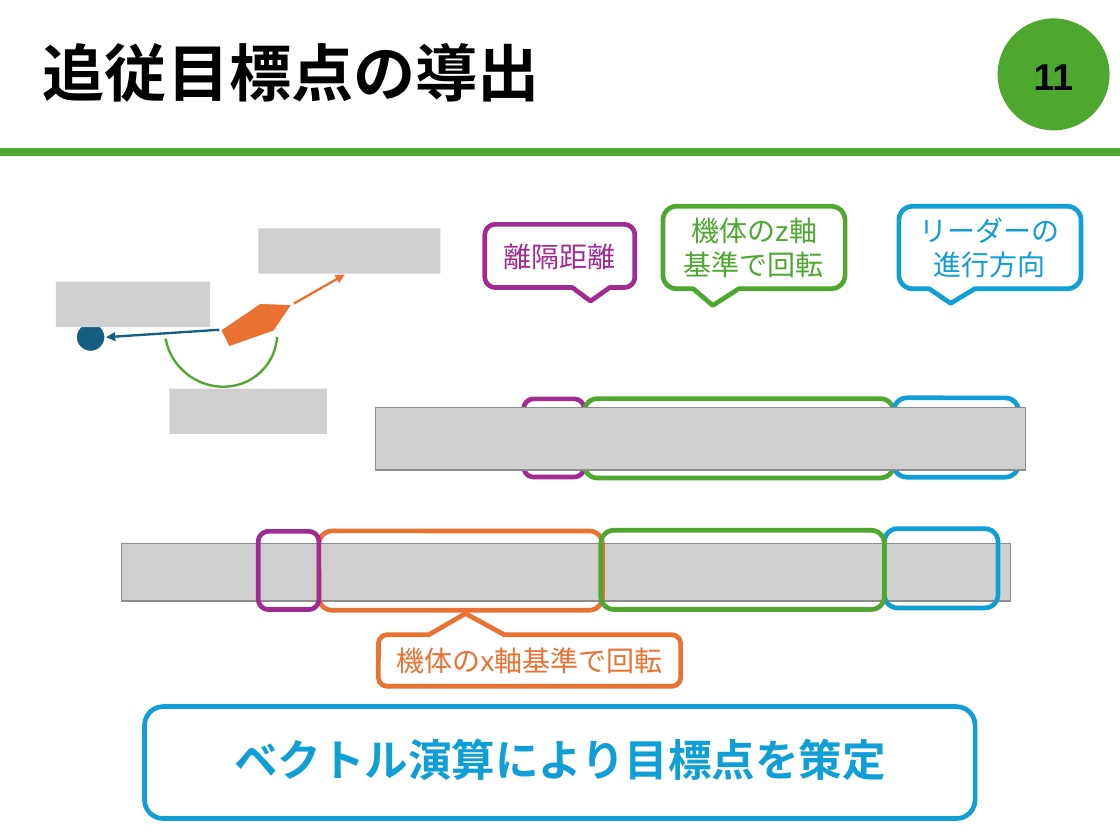
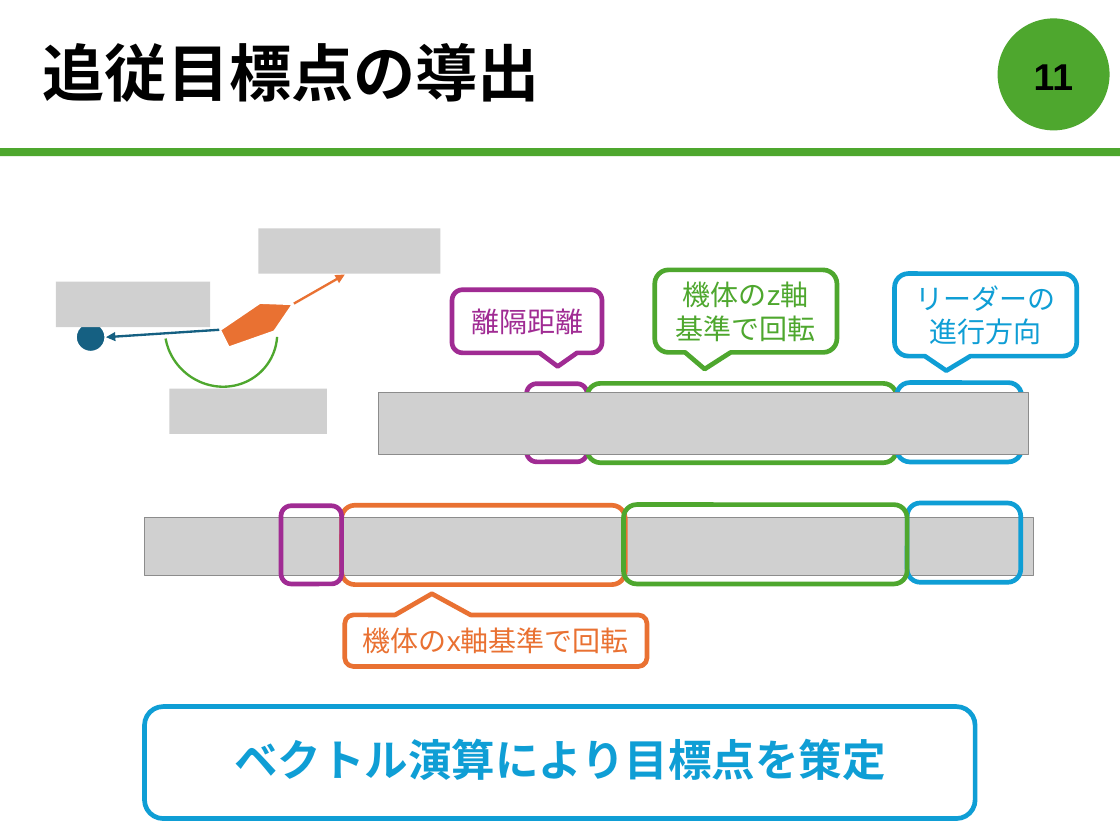
Before and after one commit to forest-book/MatlabLOSFormation, a slide deck: slide 12 of 森本皓斗.pptx. Drawn at 1120x840 pixels with LibreOffice and Linux fonts; fonts in the diff are those of the drawing; grey boxes stand for pictures. Boxes give left, top, right and bottom in pixels: in the first picture for what was removed or moved away, otherwise in the second. Text is boxed around its words. In the diff, an @@ line names an element or a change of style, - is before the commit and + after.

Commit message:
update

```diff
--- a/森本皓斗.pptx
+++ b/森本皓斗.pptx
@@ rounded speech box "離隔距離": place and size @@
-rounded speech box "離隔距離" at bbox=[485, 224, 635, 287]
+rounded speech box "離隔距離" at bbox=[452, 290, 603, 353]
@@ rounded speech box "機体のz軸 基準で回転": place and size @@
-rounded speech box "機体のz軸 基準で回転" at bbox=[663, 206, 846, 289]
+rounded speech box "機体のz軸 基準で回転" at bbox=[655, 270, 838, 353]
@@ rounded speech box "リーダーの 進行方向": place and size @@
-rounded speech box "リーダーの 進行方向" at bbox=[899, 206, 1082, 289]
+rounded speech box "リーダーの 進行方向" at bbox=[895, 273, 1077, 356]
@@ rounded rectangle: place and size @@
-rounded rectangle at bbox=[524, 399, 585, 477]
+rounded rectangle at bbox=[526, 384, 587, 463]
@@ rounded rectangle: place and size @@
-rounded rectangle at bbox=[585, 399, 894, 478]
+rounded rectangle at bbox=[587, 383, 896, 463]
@@ rounded rectangle: place and size @@
-rounded rectangle at bbox=[894, 398, 1019, 477]
+rounded rectangle at bbox=[897, 383, 1023, 463]
@@ picture: place and size @@
-picture at bbox=[375, 408, 1025, 470]
+picture at bbox=[379, 392, 1028, 455]
@@ rounded rectangle: place and size @@
-rounded rectangle at bbox=[319, 531, 603, 610]
+rounded rectangle at bbox=[342, 505, 625, 585]
@@ rounded rectangle: place and size @@
-rounded rectangle at bbox=[600, 530, 884, 609]
+rounded rectangle at bbox=[624, 505, 907, 585]
@@ 2 rounded rectangles, 1 picture: place and size @@
-2 rounded rectangles, 1 picture at bbox=[122, 529, 1011, 609]
+2 rounded rectangles, 1 picture at bbox=[144, 503, 1034, 585]
@@ rounded speech box "機体のx軸基準で回転": place and size @@
-rounded speech box "機体のx軸基準で回転" at bbox=[379, 635, 681, 687]
+rounded speech box "機体のx軸基準で回転" at bbox=[345, 615, 647, 666]
```
Also in this commit, not shown: 1 slide added, 1 slide removed.
